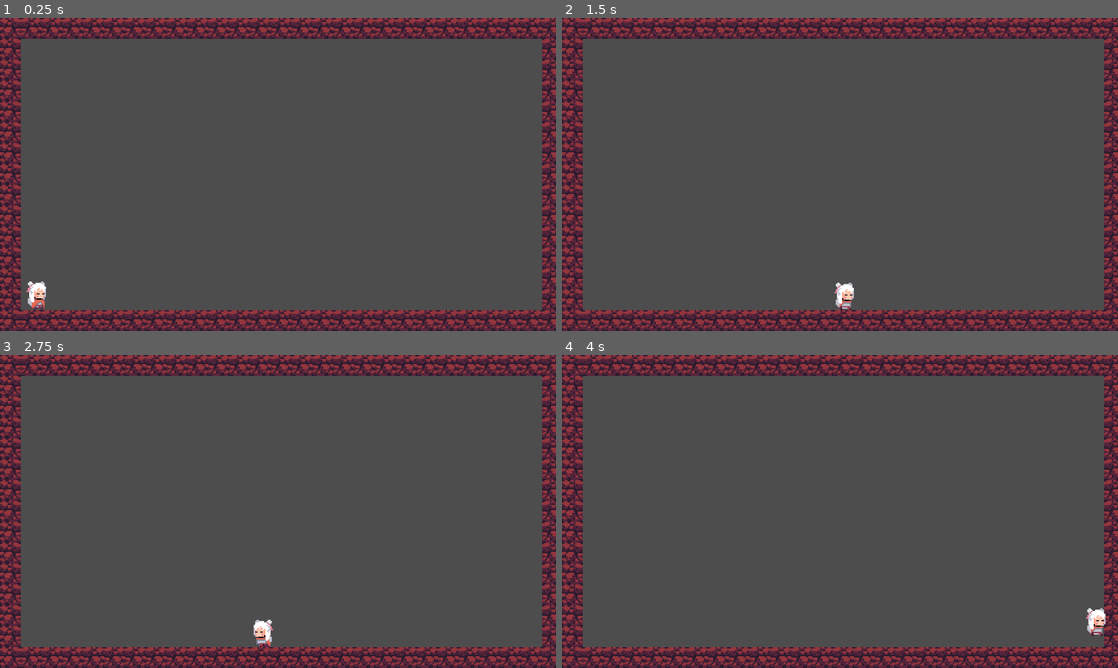
Above: before the commit, frames 1-4 (two rows, left to right).
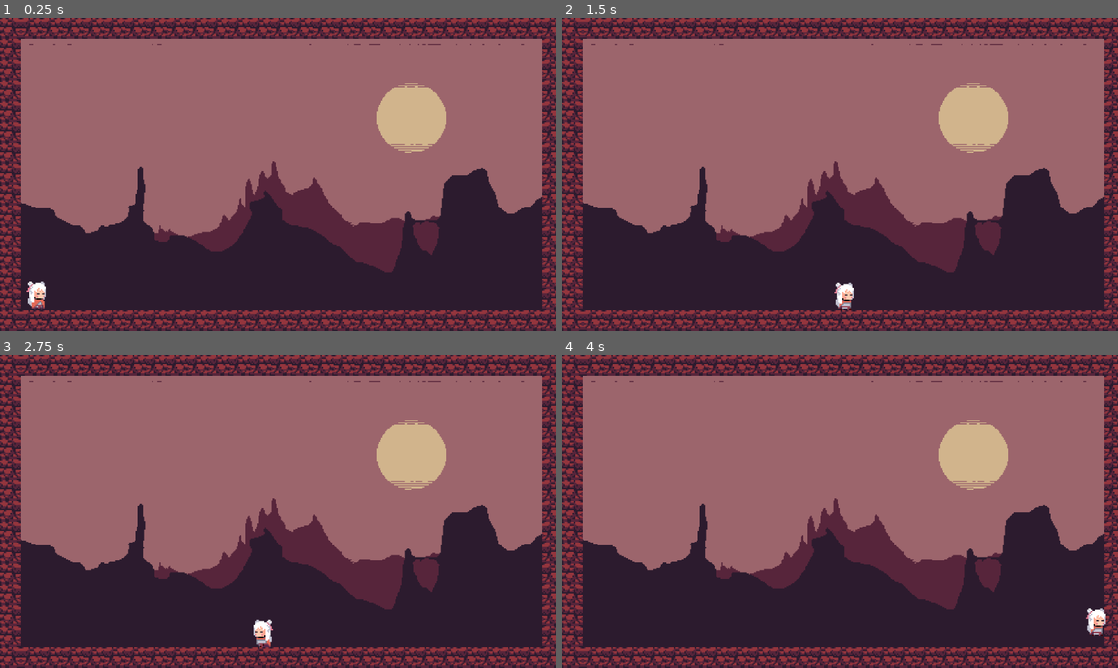
Above: after the commit, the same moments.

Repository: ReeyaDono/Project-Arkduo
Game: Godot game, scene res://scenes/levels/test_level_a.tscn
Same seed, same stepped clock (60 frames per second), same inputs: the game is played once before the commit and once after it.
Inputs:
- Up to frame 1 (0.25 s): no input
- Up to frame 2 (1.5 s): hold D (Move_Right) from 0.53 s (still down); tap Q (Switch, bound only after the commit) at 0.6 s; tap Space (Jump) at 0.77 s; tap Shift (Dash) at 1.35 s
- Up to frame 3 (2.75 s): tap Space (Jump) at 1.52 s; tap Q (Switch, bound only after the commit) at 1.55, 2.1 s; release D (Move_Right) at 2.03 s; hold A (Move_Left) from 2.03 s (still down)
- Up to frame 4 (4 s): release A (Move_Left) at 2.78 s; hold D (Move_Right) from 2.78 s (still down); tap Q (Switch, bound only after the commit) at 2.85, 3.8 s; tap Space (Jump) at 3.02, 3.77 s; tap Shift (Dash) at 3.6 s

The runs differ from the first frame. In frame 1, 81% of the frame differs, in the area x 3-98%, y 6-94%; in frame 2, 81%; in frame 3, 81%; in frame 4, 81%.

Commit message:
Milestone

Diff:
--- a/project.godot
+++ b/project.godot
@@ -19,6 +19,7 @@
 
 window/size/viewport_width=1280
 window/size/viewport_height=720
+window/size/resizable=false
 
 [input]
 
@@ -42,6 +43,11 @@
 "events": [Object(InputEventKey,"resource_local_to_scene":false,"resource_name":"","device":-1,"window_id":0,"alt_press …(182 unchanged characters)…
 ]
 }
+Switch={
+"deadzone": 0.5,
+"events": [Object(InputEventKey,"resource_local_to_scene":false,"resource_name":"","device":-1,"window_id":0,"alt_pressed":false,"shift_pressed":false,"ctrl_pressed":false,"meta_pressed":false,"pressed":false,"keycode":0,"physical_keycode":81,"key_label":0,"unicode":113,"echo":false,"script":null)
+]
+}
 
 [rendering]
 
--- /dev/null
+++ b/scenes/backgrounds/background_a.tscn
@@ -0,0 +1,30 @@
+[gd_scene load_steps=4 format=3 uid="uid://drqmn0o7kbgxl"]
+
+[ext_resource type="Texture2D" uid="uid://bfj1rcwnlhdl8" path="res://assets/Wasteland_Sky.png" id="1_wfttv"]
+[ext_resource type="Texture2D" uid="uid://bm0kismw7dfmq" path="res://assets/Wasteland_Mountains_1.png" id="2_rqpqv"]
+[ext_resource type="Texture2D" uid="uid://cl4kmx3cea1c6" path="res://assets/Wasteland_Mountains_2.png" id="3_meefs"]
+
+[node name="BackgroundA" type="ParallaxBackground"]
+
+[node name="WastelandSky" type="Sprite2D" parent="."]
+position = Vector2(640, 320)
+scale = Vector2(2.5, 2.5)
+texture = ExtResource("1_wfttv")
+metadata/_edit_lock_ = true
+
+[node name="ParallaxLayer" type="ParallaxLayer" parent="."]
+motion_scale = Vector2(0.5, 0.5)
+motion_mirroring = Vector2(1280, 0)
+
+[node name="WastelandMountains1" type="Sprite2D" parent="ParallaxLayer"]
+position = Vector2(640, 400)
+scale = Vector2(2.5, 2.5)
+texture = ExtResource("2_rqpqv")
+
+[node name="ParallaxLayer2" type="ParallaxLayer" parent="."]
+motion_mirroring = Vector2(1280, 0)
+
+[node name="WastelandMountains2" type="Sprite2D" parent="ParallaxLayer2"]
+position = Vector2(640, 400)
+scale = Vector2(2.5, 2.5)
+texture = ExtResource("3_meefs")
--- /dev/null
+++ b/scenes/backgrounds/background_b.tscn
@@ -0,0 +1,21 @@
+[gd_scene load_steps=3 format=3 uid="uid://beupbqtbgy4ny"]
+
+[ext_resource type="Texture2D" uid="uid://bjgel8l3kyb2e" path="res://assets/starry_night_by_quintino_pixels/background_sky.png" id="1_x0jao"]
+[ext_resource type="Texture2D" uid="uid://djyoyvfw5qohb" path="res://assets/starry_night_by_quintino_pixels/clouds.png" id="2_b3y6i"]
+
+[node name="background_b" type="ParallaxBackground"]
+
+[node name="BackgroundSky" type="Sprite2D" parent="."]
+position = Vector2(664, 360)
+scale = Vector2(4, 4)
+texture = ExtResource("1_x0jao")
+metadata/_edit_lock_ = true
+
+[node name="ParallaxLayer" type="ParallaxLayer" parent="."]
+motion_scale = Vector2(0.5, 0.5)
+motion_mirroring = Vector2(1425, 0)
+
+[node name="Clouds" type="Sprite2D" parent="ParallaxLayer"]
+position = Vector2(560, 256)
+scale = Vector2(4, 4)
+texture = ExtResource("2_b3y6i")
--- /dev/null
+++ b/scenes/levels/circle_transition.gd
@@ -0,0 +1,16 @@
+extends Control
+
+@onready var circle = [$WhiteCircle, $BlackCircle]
+var current = 0
+
+# Called when the node enters the scene tree for the first time.
+func _ready():
+	circle[0].move_to_front()
+
+func flip_perspective(origin_pos: Vector2):
+	current = 1 - current
+	circle[current].set_scale(Vector2(1, 1))
+	circle[current].set_position(origin_pos)
+	circle[current].move_to_front()
+	var tween = create_tween()
+	tween.tween_property(circle[current], "scale", Vector2(200, 200), 1)
--- /dev/null
+++ b/scenes/levels/circle_transition.tscn
@@ -0,0 +1,36 @@
+[gd_scene load_steps=4 format=3 uid="uid://ctn5fc4681sgo"]
+
+[ext_resource type="Shader" path="res://shaders/circle.gdshader" id="1_4vsr0"]
+[ext_resource type="Script" path="res://scenes/levels/circle_transition.gd" id="1_jdwxh"]
+
+[sub_resource type="ShaderMaterial" id="ShaderMaterial_te0ko"]
+shader = ExtResource("1_4vsr0")
+
+[node name="circle_transition" type="Control"]
+layout_mode = 3
+anchors_preset = 15
+anchor_right = 1.0
+anchor_bottom = 1.0
+grow_horizontal = 2
+grow_vertical = 2
+script = ExtResource("1_jdwxh")
+
+[node name="WhiteCircle" type="ColorRect" parent="."]
+material = SubResource("ShaderMaterial_te0ko")
+layout_mode = 0
+offset_left = 358.0
+offset_top = 310.0
+offset_right = 378.0
+offset_bottom = 330.0
+scale = Vector2(200, 200)
+pivot_offset = Vector2(10, 10)
+
+[node name="BlackCircle" type="ColorRect" parent="."]
+material = SubResource("ShaderMaterial_te0ko")
+layout_mode = 0
+offset_left = 3.0
+offset_top = 2.0
+offset_right = 23.0
+offset_bottom = 22.0
+pivot_offset = Vector2(10, 10)
+color = Color(0, 0, 0, 1)
--- /dev/null
+++ b/scenes/levels/game_display.gd
@@ -0,0 +1,22 @@
+extends Control
+
+@onready var view = $View
+@onready var viewport_a = $ViewportA
+@onready var viewport_b = $ViewportB
+@onready var viewport_mask = $ViewportMask
+@onready var circle_transition = $ViewportMask/circle_transition
+@onready var player = $ViewportA/TestLevelA/Player/AnimatedSprite2D
+
+# Called when the node enters the scene tree for the first time.
+func _ready():
+	view.material.set_shader_parameter("viewport_a", viewport_a.get_texture())
+	view.material.set_shader_parameter("viewport_b", viewport_b.get_texture())
+	view.material.set_shader_parameter("viewport_mask", viewport_mask.get_texture())
+
+
+# Called every frame. 'delta' is the elapsed time since the previous frame.
+func _process(delta):
+	if Input.is_action_just_pressed("Switch"):
+		var view_pos = player.get_global_transform_with_canvas() * player.position
+		# print("Player Position: " + str(view_pos))
+		circle_transition.flip_perspective(view_pos)
--- /dev/null
+++ b/scenes/levels/game_display.tscn
@@ -0,0 +1,46 @@
+[gd_scene load_steps=8 format=3 uid="uid://dasohii0w60dg"]
+
+[ext_resource type="Script" path="res://scenes/levels/game_display.gd" id="1_uuggt"]
+[ext_resource type="Shader" path="res://shaders/game_display.gdshader" id="2_8kha3"]
+[ext_resource type="PackedScene" uid="uid://b2kerfjhnv41m" path="res://scenes/levels/test_level_a.tscn" id="3_x8bo3"]
+[ext_resource type="PackedScene" uid="uid://cq5vkq5xlfaaf" path="res://scenes/levels/test_level_b.tscn" id="4_7d2y6"]
+[ext_resource type="PackedScene" uid="uid://ctn5fc4681sgo" path="res://scenes/levels/circle_transition.tscn" id="5_fsouq"]
+
+[sub_resource type="ShaderMaterial" id="ShaderMaterial_vpbxv"]
+shader = ExtResource("2_8kha3")
+
+[sub_resource type="CanvasTexture" id="CanvasTexture_pwk0w"]
+
+[node name="GameDisplay" type="Control"]
+layout_mode = 3
+anchors_preset = 15
+anchor_right = 1.0
+anchor_bottom = 1.0
+grow_horizontal = 2
+grow_vertical = 2
+script = ExtResource("1_uuggt")
+
+[node name="View" type="TextureRect" parent="."]
+material = SubResource("ShaderMaterial_vpbxv")
+layout_mode = 0
+offset_right = 1280.0
+offset_bottom = 720.0
+texture = SubResource("CanvasTexture_pwk0w")
+
+[node name="ViewportA" type="SubViewport" parent="."]
+canvas_item_default_texture_filter = 0
+size = Vector2i(1280, 720)
+
+[node name="TestLevelA" parent="ViewportA" instance=ExtResource("3_x8bo3")]
+
+[node name="ViewportB" type="SubViewport" parent="."]
+canvas_item_default_texture_filter = 0
+size = Vector2i(1280, 720)
+
+[node name="test_level_b" parent="ViewportB" instance=ExtResource("4_7d2y6")]
+
+[node name="ViewportMask" type="SubViewport" parent="."]
+canvas_item_default_texture_filter = 0
+size = Vector2i(1280, 720)
+
+[node name="circle_transition" parent="ViewportMask" instance=ExtResource("5_fsouq")]
--- /dev/null
+++ b/scenes/levels/half_screen_level.tscn
@@ -0,0 +1,40 @@
+[gd_scene load_steps=3 format=3 uid="uid://bkfskmp1p3kpo"]
+
+[ext_resource type="PackedScene" uid="uid://b2kerfjhnv41m" path="res://scenes/levels/test_level_a.tscn" id="1_8cpcm"]
+[ext_resource type="PackedScene" uid="uid://cq5vkq5xlfaaf" path="res://scenes/levels/test_level_b.tscn" id="2_8h5yg"]
+
+[node name="HalfScreenLevel" type="Control"]
+layout_mode = 3
+anchors_preset = 15
+anchor_right = 1.0
+anchor_bottom = 1.0
+grow_horizontal = 2
+grow_vertical = 2
+
+[node name="HBoxContainer" type="HBoxContainer" parent="."]
+layout_mode = 0
+offset_right = 40.0
+offset_bottom = 40.0
+
+[node name="SubViewportContainer" type="SubViewportContainer" parent="HBoxContainer"]
+layout_mode = 2
+
+[node name="SubViewport" type="SubViewport" parent="HBoxContainer/SubViewportContainer"]
+handle_input_locally = false
+canvas_item_default_texture_filter = 0
+size = Vector2i(640, 720)
+render_target_update_mode = 4
+
+[node name="TestLevelA" parent="HBoxContainer/SubViewportContainer/SubViewport" instance=ExtResource("1_8cpcm")]
+
+[node name="SubViewportContainer2" type="SubViewportContainer" parent="HBoxContainer"]
+layout_mode = 2
+
+[node name="SubViewport2" type="SubViewport" parent="HBoxContainer/SubViewportContainer2"]
+handle_input_locally = false
+canvas_item_default_texture_filter = 0
+size = Vector2i(640, 720)
+render_target_update_mode = 4
+
+[node name="test_level_b" parent="HBoxContainer/SubViewportContainer2/SubViewport2" instance=ExtResource("2_8h5yg")]
+position = Vector2(-640, 0)
--- a/scenes/levels/test_level_a.tscn
+++ b/scenes/levels/test_level_a.tscn
@@ -1,9 +1,12 @@
-[gd_scene load_steps=3 format=3 uid="uid://b2kerfjhnv41m"]
+[gd_scene load_steps=4 format=3 uid="uid://b2kerfjhnv41m"]
 
 [ext_resource type="TileSet" uid="uid://conmvmndb1efa" path="res://scenes/levels/tileset1.tres" id="1_15xgh"]
+[ext_resource type="PackedScene" uid="uid://drqmn0o7kbgxl" path="res://scenes/backgrounds/background_a.tscn" id="1_h2r5w"]
 [ext_resource type="PackedScene" uid="uid://bkgsh5rwj7v5f" path="res://scenes/player/player.tscn" id="2_pf50w"]
 
 [node name="TestLevelA" type="Node2D"]
+
+[node name="BackgroundA" parent="." instance=ExtResource("1_h2r5w")]
 
 [node name="TileMap" type="TileMap" parent="."]
 scale = Vector2(3, 3)
--- a/scenes/levels/test_level_b.tscn
+++ b/scenes/levels/test_level_b.tscn
@@ -1,10 +1,13 @@
-[gd_scene load_steps=4 format=3 uid="uid://cq5vkq5xlfaaf"]
+[gd_scene load_steps=5 format=3 uid="uid://cq5vkq5xlfaaf"]
 
 [ext_resource type="TileSet" uid="uid://d3f7rd72np10o" path="res://scenes/levels/tileset2.tres" id="1_426tm"]
+[ext_resource type="PackedScene" uid="uid://beupbqtbgy4ny" path="res://scenes/backgrounds/background_b.tscn" id="1_xgarv"]
 [ext_resource type="PackedScene" uid="uid://bkgsh5rwj7v5f" path="res://scenes/player/player.tscn" id="2_8c2sc"]
 [ext_resource type="SpriteFrames" uid="uid://d1suwce6aj86l" path="res://scenes/player/player2.tres" id="3_fjmd5"]
 
 [node name="test_level_b" type="Node2D"]
+
+[node name="background_b" parent="." instance=ExtResource("1_xgarv")]
 
 [node name="TileMap" type="TileMap" parent="."]
 scale = Vector2(3, 3)
--- /dev/null
+++ b/shaders/circle.gdshader
@@ -0,0 +1,15 @@
+shader_type canvas_item;
+
+float circle(vec2 position, float radius, float feather)
+{
+	return smoothstep(radius, radius + feather, length(position - vec2(0.5)));
+}
+
+void fragment() {
+	COLOR.a = 1.0 - circle(UV, 0.5, 0.005);
+}
+
+//void light() {
+	// Called for every pixel for every light affecting the CanvasItem.
+	// Uncomment to replace the default light processing function with this one.
+//}
--- /dev/null
+++ b/shaders/game_display.gdshader
@@ -0,0 +1,18 @@
+shader_type canvas_item;
+
+uniform sampler2D viewport_a : source_color;
+uniform sampler2D viewport_b : source_color;
+uniform sampler2D viewport_mask : source_color;
+
+void fragment() {
+	vec3 view_a = texture(viewport_a, UV).rgb;
+	vec3 view_b = texture(viewport_b, UV).rgb;
+	float view_mask = texture(viewport_mask, UV).r;
+
+	if (view_mask == 1.0) {
+		COLOR.rgb = view_a;
+	}
+	else {
+		COLOR.rgb = view_b;
+	}
+}
